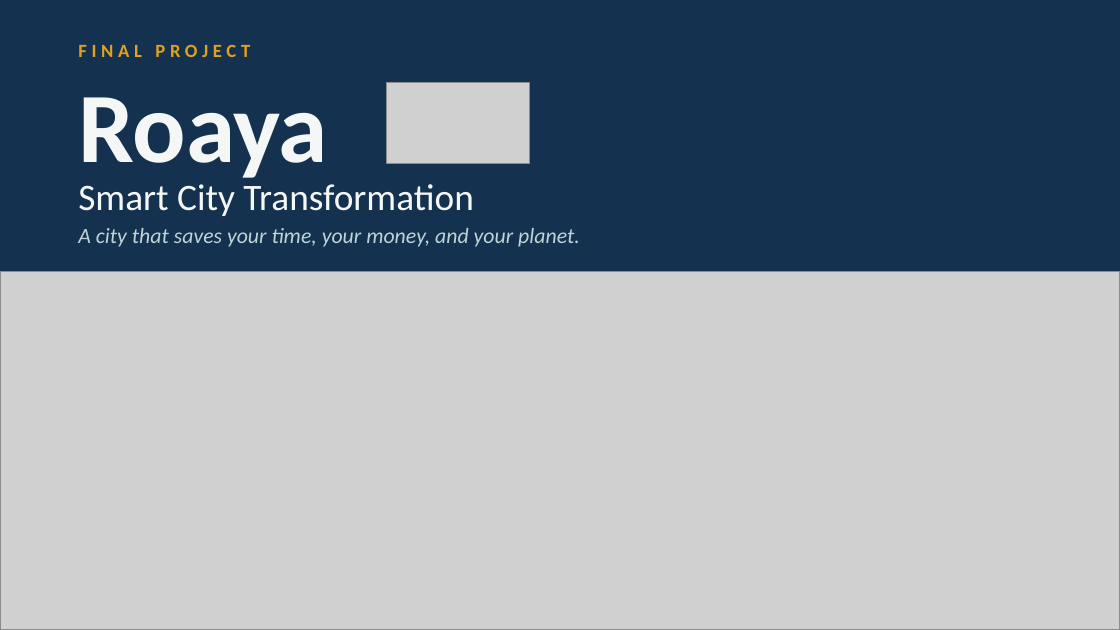
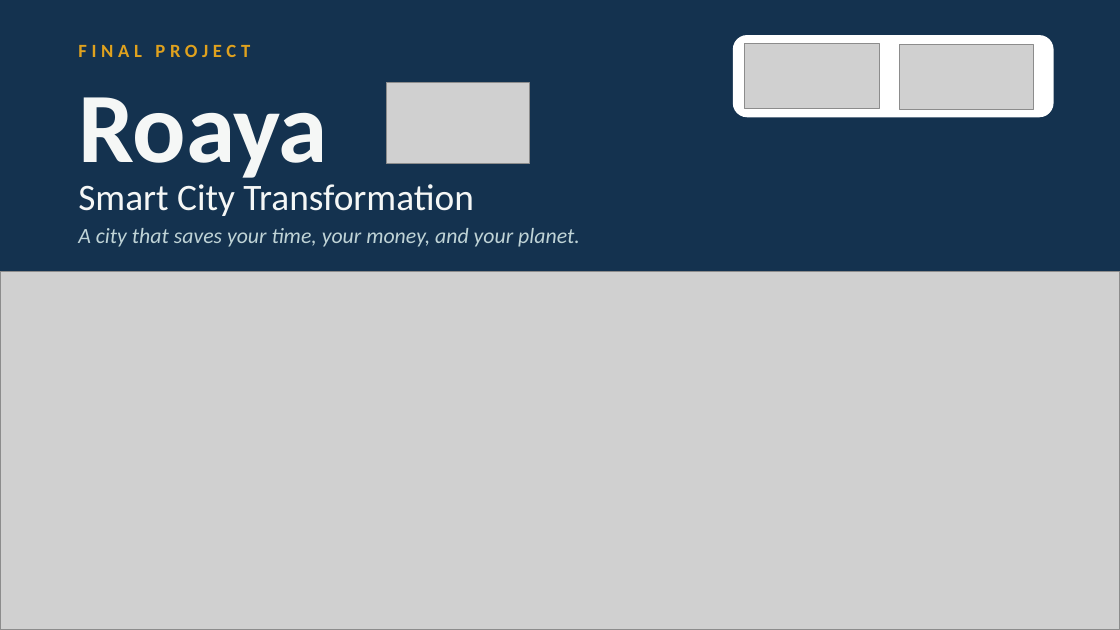
Before and after one commit to RahmaOshba/RahmaOshba, a slide deck: slide 1 of Roaya_Final/Roaya_Final_Presentation.pptx. Drawn at 1120x630 pixels with LibreOffice and Linux fonts; fonts in the diff are those of the drawing; grey boxes stand for pictures. Boxes give left, top, right and bottom in pixels: in the first picture for what was removed or moved away, otherwise in the second. Text is boxed around its words. In the diff, an @@ line names an element or a change of style, - is before the commit and + after.

```diff
--- a/Roaya_Final/Roaya_Final_Presentation.pptx
+++ b/Roaya_Final/Roaya_Final_Presentation.pptx
@@ rounded rectangle added at bbox=[734, 36, 1053, 116], fill #FFFFFF, outline #FFFFFF 1 pt @@
@@ picture added at bbox=[745, 44, 879, 109] @@
@@ picture added at bbox=[899, 45, 1034, 110] @@
```
Also in this commit, not shown: 21 other slides changed, 4 other files.
